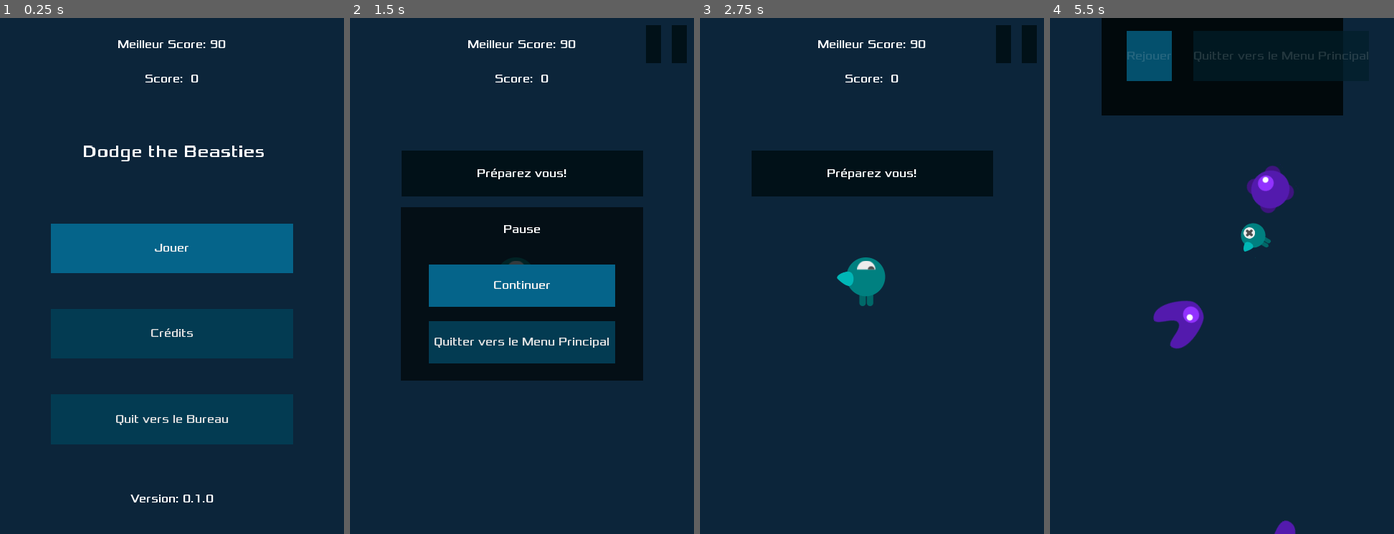
Above: before the commit, frames 1-4 (left to right).
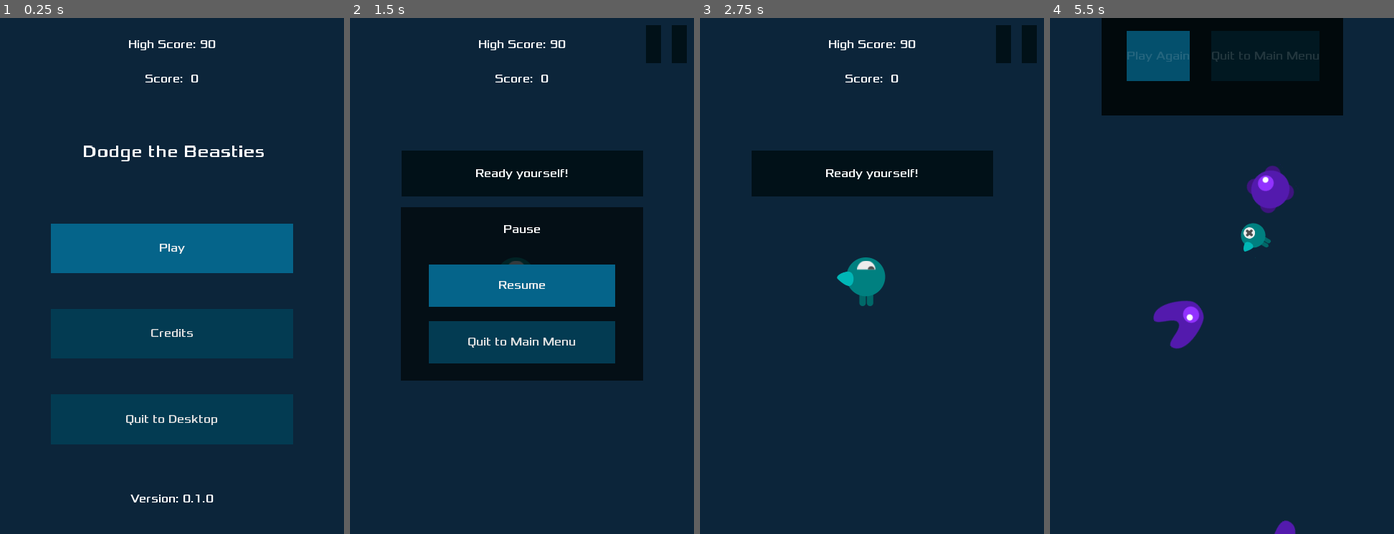
Above: after the commit, the same moments.

Repository: AlixBarreaux/dodge-the-beasties
Game: Godot game, scene res://scenes/Main.tscn
The game is run twice, just before and just after one commit, with the same random seed, the same clock (stepped at 60 frames per second) and the same inputs.
Inputs (mouse positions are in pixels of both pictures, inside the frame that each line leads up to):
- Up to frame 1 (0.25 s): no input
- Up to frame 2 (1.5 s): click "Jouer" (after the commit: "Play") at 0.5 s; click (666, 43) at 1.25 s
- Up to frame 3 (2.75 s): click "Continuer" (after the commit: "Resume") at 2 s
- Up to frame 4 (5.5 s): tap Enter at 2.75 s; move the mouse to (1297, 250) at 2.77 s; press the mouse at (1297, 250) at 2.78 s; hold D (move_right) 2.78-3.53 s; move the mouse to (1153, 301) at 3.52 s; release the mouse at (1153, 301) at 3.53 s; hold S (move_down) 3.53-4.28 s; click (1153, 301) at 3.6 s; move the mouse to (1256, 162) at 4.27 s; press the mouse at (1256, 162) at 4.28 s; hold D (move_right) 4.28-5.03 s; move the mouse to (1204, 379) at 5.02 s; release the mouse at (1204, 379) at 5.03 s; hold W (move_up) from 5.03 s (still down); click (1204, 379) at 5.1 s

The runs differ from the first frame. In frame 1, 0.6% of the frame differs, in the area x 33-67%, y 4-79%; in frame 2, 1.0%, in the area x 24-76%, y 4-64%; in frame 3, 0.5%; in frame 4, 0.8%.

Commit message:
Remove set to French language in game

Diff:
--- a/autoloads/scripts/settings.gd
+++ b/autoloads/scripts/settings.gd
@@ -8,8 +8,7 @@
 
 
 func _ready() -> void:
-#	TranslationServer.set_locale(OS.get_locale())
-	TranslationServer.set_locale("fr")
+	TranslationServer.set_locale(OS.get_locale())
 	return
 
 
